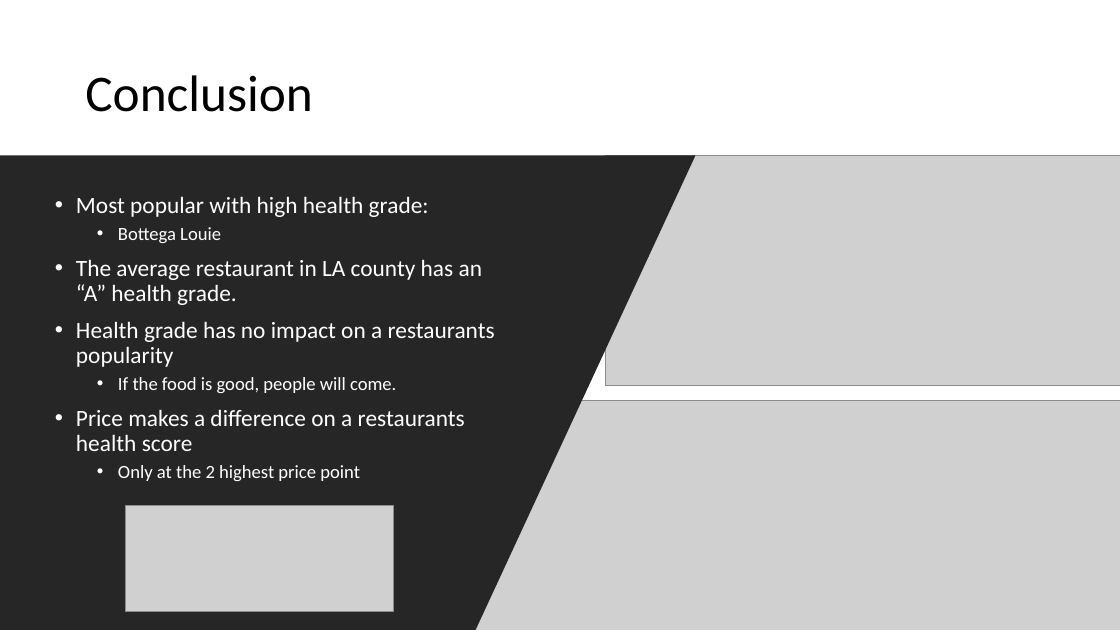
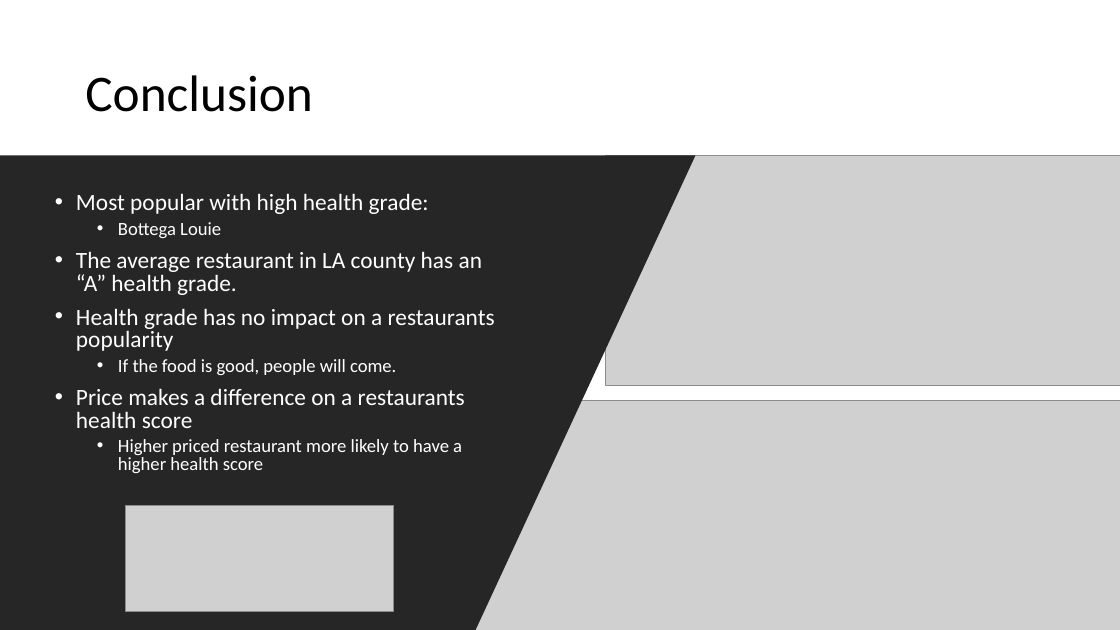
Before and after one commit to ryankchang/project1, a slide deck: slide 16 of GoodEats.pptx. Drawn at 1120x630 pixels with LibreOffice and Linux fonts; fonts in the diff are those of the drawing; grey boxes stand for pictures. Boxes give left, top, right and bottom in pixels: in the first picture for what was removed or moved away, otherwise in the second. Text is boxed around its words. In the diff, an @@ line names an element or a change of style, - is before the commit and + after.

```diff
--- a/GoodEats.pptx
+++ b/GoodEats.pptx
@@ text at [76, 193, 495, 428]: line spacing 0.9 to 0.8 @@
@@ text at [118, 439, 462, 473]: text changed @@
-  • Only at the 2 highest price point
+  • Higher priced restaurant more likely to have a higher health score
```
Also in this commit, not shown: 1 other slide changed.
